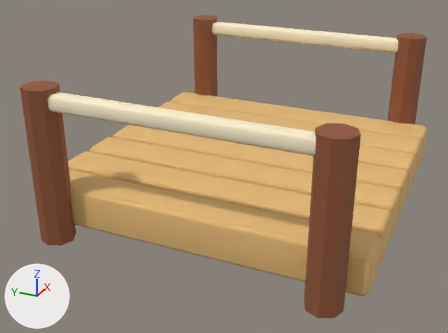
The Blender file source/art-source/deck.blend: old version first, new version second.
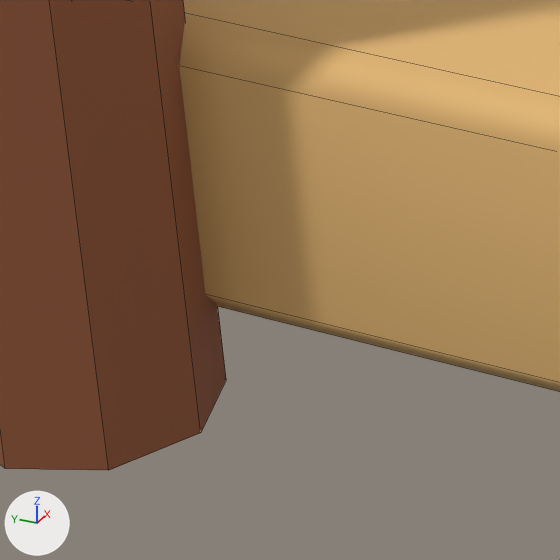
The first picture shows the older version from a 50 mm lens placed at (-2.261, -0.896, 1.231), pointed at (-0.104, 0.074, 0.153). The close-ups show the older and then the newer version on the part from 11% to 27% of the width and 56% to 77% of the height of that picture. Only the edits that show in the close-ups are written down. The axes (+X, +Y, +Z) are drawn at lower left. The lights are the same throughout. The close-ups show mesh edges as thin lines.

Names of what the first close-up shows: 'Plank', 'Post.001'.
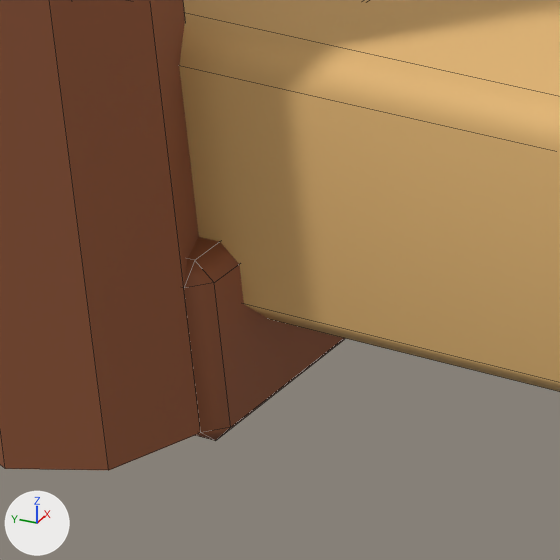
Pixel boxes (x1, y1, x2, y2) of what changed, in the close-ups (560 x 560 px):
'Deck bearer.001', added (brown): after (184, 237, 346, 441)

What changed in the scene script:
```text
Add me_cube_074:
    me_cube_074.from_pydata(...)  # 24 vertices, 26 faces; spans x -0.65..0.65, y -0.055..0.055, z -0.05..0.05
    me_cube_074.materials.append(mat_toasted_cedar)  # brown #915636
Add ob_deck_bearer_001:
    ob_deck_bearer_001 = bpy.data.objects.new('Deck bearer.001', me_cube_074)
    ob_deck_bearer_001.parent = ob_deck
    ob_deck_bearer_001.location = (0.0, 0.5, 0.04)
```
